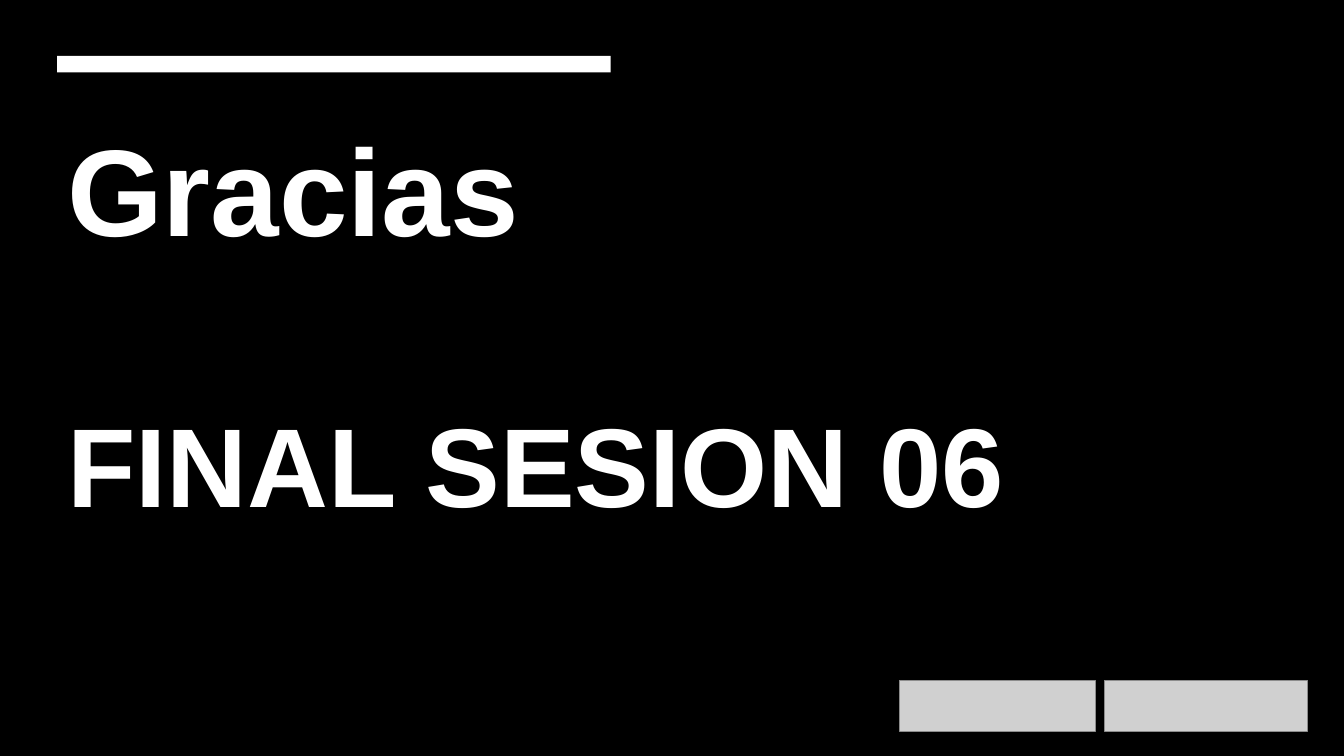
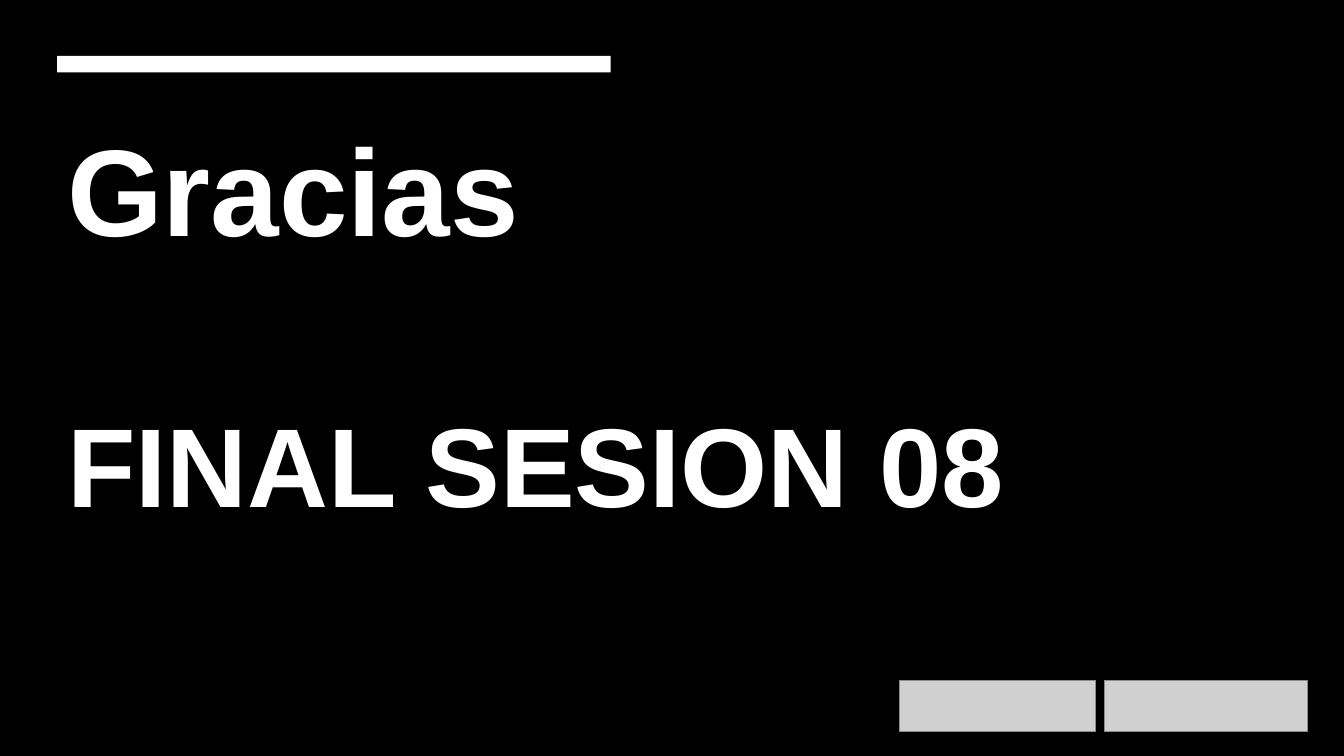
Before and after one commit to EnriqRP/PowerBI, a slide deck: slide 46 of 05 - FicherosInforme/Analítica de datos - Sesion 08 FINAL.pptx (slide 42 before the commit). Drawn at 1344x756 pixels with LibreOffice and Linux fonts; fonts in the diff are those of the drawing; grey boxes stand for pictures; background and template pictures are left out. Boxes give left, top, right and bottom in pixels: in the first picture for what was removed or moved away, otherwise in the second. Text is boxed around its words. In the diff, an @@ line names an element or a change of style, - is before the commit and + after.

```diff
--- a/05 - FicherosInforme/Analítica de datos - Sesion 08 FINAL.pptx
+++ b/05 - FicherosInforme/Analítica de datos - Sesion 08 FINAL.pptx
@@ title at [67, 146, 1004, 508]: text changed @@
-Gracias
-FINAL SESION 06
+Gracias
+FINAL SESION 08
```
Also in this commit, not shown: 1 other slide changed, 4 slides added, 1 other file.
